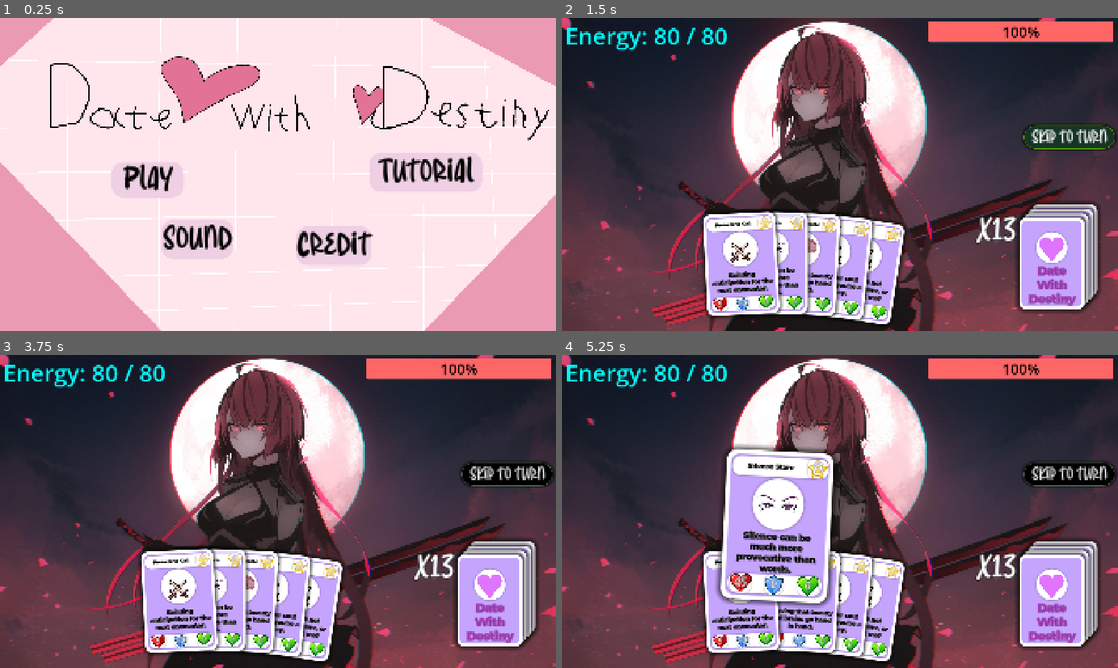
Above: before the commit, frames 1-4 (two rows, left to right).
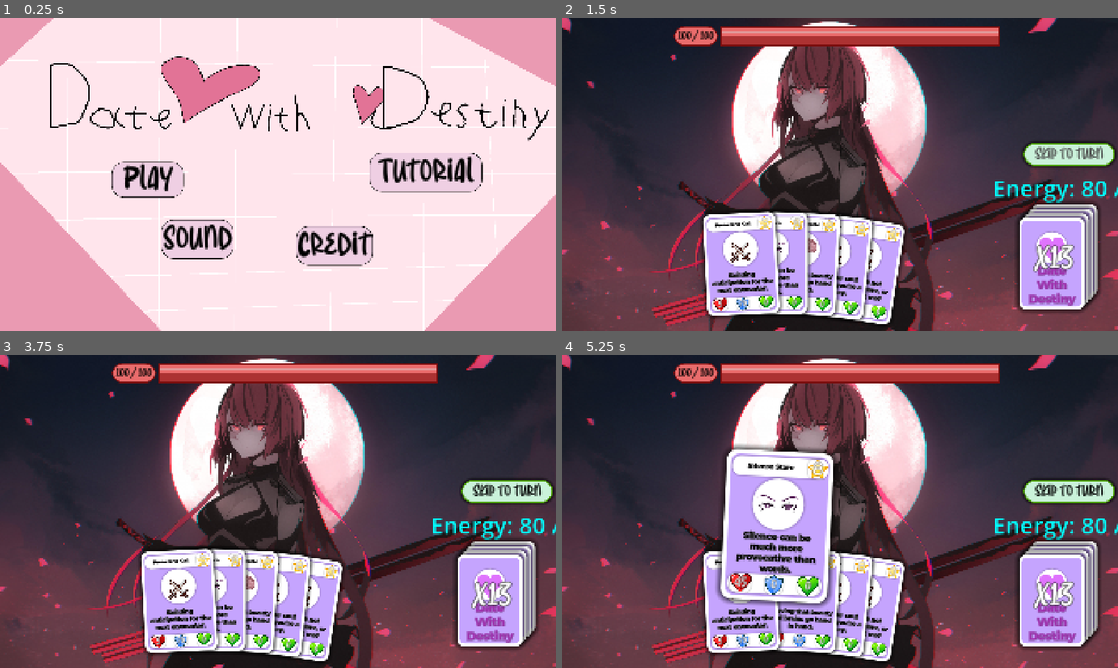
Above: after the commit, the same moments.

Repository: artemidrobinin84-hash/XOXO
Game: Godot game, scene res://UI/MainMenu/MainMenu.tscn
The game is run twice, just before and just after one commit, with the same random seed, the same clock (stepped at 60 frames per second) and the same inputs.
Inputs (mouse positions are in pixels of both pictures, inside the frame that each line leads up to):
- Up to frame 1 (0.25 s): no input
- Up to frame 2 (1.5 s): click "Play" at 0.5 s; click "Skip to turn" at 1.25 s
- Up to frame 3 (3.75 s): click "Skip to turn" at 2 s; click "Skip to turn" at 2.75 s; tap Enter at 3.5 s; drag from (300, 608) to (289, 423) at 3.52 s
- Up to frame 4 (5.25 s): tap Space at 4.25 s; drag from (834, 602) to (851, 423) at 4.27 s; tap Enter at 5 s; move the mouse to (801, 602) at 5.02 s; click (801, 602) at 5.17 s

The runs differ from the first frame. In frame 1, 1.0% of the frame differs, in the area x 20-87%, y 43-80%; in frame 2, 8.8%; in frame 3, 8.9%, in the area x 0-100%, y 1-82%; in frame 4, 8.9%.

Commit message:
Коммент

Diff:
--- a/UI/MainMenu/MainMenu.tscn
+++ b/UI/MainMenu/MainMenu.tscn
@@ -8,6 +8,23 @@
 
 [sub_resource type="StyleBoxFlat" id="StyleBoxFlat_8x0bb"]
 bg_color = Color(0.9372549, 0.8117647, 0.8901961, 1)
+border_width_left = 2
+border_width_top = 2
+border_width_right = 2
+border_width_bottom = 2
+border_color = Color(0, 0, 0, 1)
+corner_radius_top_left = 40
+corner_radius_top_right = 40
+corner_radius_bottom_right = 40
+corner_radius_bottom_left = 40
+
+[sub_resource type="StyleBoxFlat" id="StyleBoxFlat_4elqj"]
+bg_color = Color(0.9372549, 0.8117647, 0.8901961, 1)
+border_width_left = 2
+border_width_top = 2
+border_width_right = 2
+border_width_bottom = 2
+border_color = Color(0.98975796, 0, 0.5368099, 1)
 corner_radius_top_left = 40
 corner_radius_top_right = 40
 corner_radius_bottom_right = 40
@@ -40,6 +57,9 @@
 theme_override_fonts/font = ExtResource("2_fw0vt")
 theme_override_font_sizes/font_size = 100
 theme_override_styles/normal = SubResource("StyleBoxFlat_8x0bb")
+theme_override_styles/normal_mirrored = SubResource("StyleBoxFlat_4elqj")
+theme_override_styles/pressed = SubResource("StyleBoxFlat_4elqj")
+theme_override_styles/hover = SubResource("StyleBoxFlat_4elqj")
 text = "Play"
 
 [node name="Button4" type="Button" parent="Background" unique_id=1702423009]
@@ -52,6 +72,8 @@
 theme_override_fonts/font = ExtResource("2_fw0vt")
 theme_override_font_sizes/font_size = 100
 theme_override_styles/normal = SubResource("StyleBoxFlat_8x0bb")
+theme_override_styles/pressed = SubResource("StyleBoxFlat_4elqj")
+theme_override_styles/hover = SubResource("StyleBoxFlat_4elqj")
 text = "Tutorial"
 
 [node name="Credit" type="Button" parent="Background" unique_id=359606614]
@@ -64,6 +86,8 @@
 theme_override_fonts/font = ExtResource("2_fw0vt")
 theme_override_font_sizes/font_size = 100
 theme_override_styles/normal = SubResource("StyleBoxFlat_8x0bb")
+theme_override_styles/pressed = SubResource("StyleBoxFlat_4elqj")
+theme_override_styles/hover = SubResource("StyleBoxFlat_4elqj")
 text = "Credit"
 
 [node name="Sound" type="Button" parent="Background" unique_id=1325743923]
@@ -77,6 +101,8 @@
 theme_override_fonts/font = ExtResource("2_fw0vt")
 theme_override_font_sizes/font_size = 100
 theme_override_styles/normal = SubResource("StyleBoxFlat_8x0bb")
+theme_override_styles/pressed = SubResource("StyleBoxFlat_4elqj")
+theme_override_styles/hover = SubResource("StyleBoxFlat_4elqj")
 text = "Sound"
 
 [node name="Sound_Settings" type="Control" parent="Background" unique_id=2019063045]
@@ -173,7 +199,6 @@
 stream = ExtResource("5_4elqj")
 volume_db = -5.233
 autoplay = true
-bus = &"Music"
 
 [connection signal="value_changed" from="Background/Sound_Settings/TextureRect/Master" to="." method="_on_master_value_changed"]
 [connection signal="value_changed" from="Background/Sound_Settings/TextureRect/Music" to="." method="_on_music_value_changed"]
--- a/lvl/ProgressBar.gd
+++ /dev/null
@@ -1,11 +0,0 @@
-extends ProgressBar
-
-@onready var boss = get_tree().get_first_node_in_group("enemy")
-
-func _ready():
-	if boss:
-		boss.hp_changed.connect(_on_boss_hp_changed)
-
-func _on_boss_hp_changed(current, max_hp_val):
-	max_value = max_hp_val
-	value = current
--- a/lvl/TurnManager.gd
+++ b/lvl/TurnManager.gd
@@ -22,11 +22,6 @@
 	await get_tree().create_timer(1.5).timeout
 	start_player_turn()
 
-func _on_button_pressed():
-	print("Кнопка нажата! Завершаю ход игрока...")
-	end_player_turn()
-
-
 func _on_turn_button_pressed() -> void:
 	print("Кнопка нажата! Завершаю ход игрока...")
 	end_player_turn()
--- /dev/null
+++ b/lvl/XOXOBar/ProgressBar.gd
@@ -0,0 +1,19 @@
+extends TextureProgressBar
+
+@onready var progress_label = $ProgressLabel
+# Находим узел, у которого есть сигнал hp_changed
+@onready var boss = get_tree().get_first_node_in_group("enemy")
+
+func _ready():
+	if boss:
+		boss.hp_changed.connect(_on_boss_hp_changed)
+		# Используем ПРАВИЛЬНЫЕ имена переменных из вашего скрипта:
+		# current_hp и max_hp вместо hp и max_hp_val
+		_on_boss_hp_changed(boss.current_hp, boss.max_hp)
+
+func _on_boss_hp_changed(current, max_hp_val):
+	max_value = max_hp_val
+	value = current
+
+	if progress_label:
+		progress_label.text = str(current) + " / " + str(max_hp_val)
--- a/lvl/lvl1.tscn
+++ b/lvl/lvl1.tscn
@@ -2,35 +2,24 @@
 
 [ext_resource type="Texture2D" uid="uid://dgjutv2m53v38" path="res://lvl/back.jpg" id="1_8uc06"]
 [ext_resource type="PackedScene" uid="uid://f0b03p5ljpjf" path="res://CardData/CardManager.tscn" id="2_r30gq"]
-[ext_resource type="Script" path="res://lvl/ProgressBar.gd" id="7_d4vtd"]
-[ext_resource type="Script" uid="uid://d35sfwqsfx0j0" path="res://lvl/gameplay_manager.gd" id="8_6fe25"]
-[ext_resource type="Script" uid="uid://bud8pdkppdg4c" path="res://lvl/gameplay_actions.gd" id="9_wtn46"]
+[ext_resource type="Texture2D" uid="uid://dtuf1ren871xq" path="res://lvl/XOXOBar/XOXOBarUnder.png" id="7_37uxi"]
+[ext_resource type="Texture2D" uid="uid://cferfo6atp3hy" path="res://lvl/XOXOBar/XOXOBarProgress.png" id="7_boooi"]
+[ext_resource type="Script" uid="uid://dade0acwfe8qv" path="res://lvl/XOXOBar/ProgressBar.gd" id="7_d4vtd"]
+[ext_resource type="Script" path="res://lvl/gameplay_manager.gd" id="8_6fe25"]
+[ext_resource type="Script" path="res://lvl/gameplay_actions.gd" id="9_wtn46"]
 [ext_resource type="AudioStream" uid="uid://ba0j37jy6pwma" path="res://Core/MainSound/voskresnoe-vdokhnovenie-2-29609a.mp3" id="10_dgetj"]
 [ext_resource type="PackedScene" uid="uid://d3yec0rny5dax" path="res://GirlFriends/GirlHitbox.tscn" id="22_ck4d2"]
 [ext_resource type="FontFile" uid="uid://jp51yqa5chfc" path="res://Core/The Most.otf" id="23_8f7ds"]
-[ext_resource type="PackedScene" path="res://DeckCard.tscn" id="24_0qm8x"]
-[ext_resource type="Script" path="res://lvl/TurnManager.gd" id="25_0vy4a"]
-
-[sub_resource type="StyleBoxFlat" id="StyleBoxFlat_8f7ds"]
-bg_color = Color(0, 0, 0, 1)
-border_width_left = 2
-border_width_top = 2
-border_width_right = 2
-border_width_bottom = 2
-border_color = Color(0.268188, 0.40346113, 0.2627155, 1)
-corner_radius_top_left = 50
-corner_radius_top_right = 50
-corner_radius_bottom_right = 50
-corner_radius_bottom_left = 50
-shadow_size = 10
+[ext_resource type="PackedScene" uid="uid://lwgx8dujkp4" path="res://DeckCard.tscn" id="24_0qm8x"]
+[ext_resource type="Script" uid="uid://q2xrttnto3pa" path="res://lvl/TurnManager.gd" id="25_0vy4a"]
 
 [sub_resource type="StyleBoxFlat" id="StyleBoxFlat_0qm8x"]
-bg_color = Color(0.09255666, 0.20777234, 0.14807534, 1)
-border_width_left = 2
-border_width_top = 2
-border_width_right = 2
-border_width_bottom = 2
-border_color = Color(0.29379898, 0.63117933, 0, 1)
+bg_color = Color(0.7936669, 0.9485256, 0.85478485, 1)
+border_width_left = 5
+border_width_top = 5
+border_width_right = 5
+border_width_bottom = 5
+border_color = Color(0.29411766, 0.6313726, 0, 1)
 corner_radius_top_left = 50
 corner_radius_top_right = 50
 corner_radius_bottom_right = 50
@@ -40,64 +29,77 @@
 [sub_resource type="StyleBoxFlat" id="StyleBoxFlat_0vy4a"]
 bg_color = Color(0.6, 0.6, 0.6, 0)
 
-[sub_resource type="StyleBoxFlat" id="StyleBoxFlat_d4vtd"]
-bg_color = Color(1, 0, 0, 1)
+[sub_resource type="StyleBoxFlat" id="StyleBoxFlat_37uxi"]
+bg_color = Color(0.91764706, 0.42352942, 0.42352942, 1)
+border_width_left = 4
+border_width_top = 4
+border_width_right = 4
+border_width_bottom = 6
+border_color = Color(0.48235294, 0.05490196, 0.05490196, 1)
+corner_radius_top_left = 40
+corner_radius_top_right = 40
+corner_radius_bottom_right = 40
+corner_radius_bottom_left = 40
 
-[node name="lvl1" type="Node2D" unique_id=55323218]
+[node name="lvl1" type="Node2D" unique_id=1334599637]
 
-[node name="Back" type="Sprite2D" parent="." unique_id=313086565]
+[node name="Back" type="Sprite2D" parent="." unique_id=1865572888]
 position = Vector2(960, 539.99994)
 scale = Vector2(0.99999994, 1)
 texture = ExtResource("1_8uc06")
 
-[node name="GirlHitbox" parent="." unique_id=2028270037 instance=ExtResource("22_ck4d2")]
+[node name="GirlHitbox" parent="." unique_id=1458060286 instance=ExtResource("22_ck4d2")]
+position = Vector2(-30, 0)
 
-[node name="TurnButton" type="Button" parent="." unique_id=1915894897]
+[node name="TurnButton" type="Button" parent="." unique_id=440512428]
 offset_left = 1594.0
-offset_top = 371.0
+offset_top = 430.0
 offset_right = 1910.0
-offset_bottom = 452.0
+offset_bottom = 511.0
+theme_override_colors/font_color = Color(0, 0, 0, 1)
+theme_override_colors/font_pressed_color = Color(0.12955844, 0.12955847, 0.12955844, 1)
+theme_override_colors/font_hover_color = Color(0.288518, 0.28851798, 0.28851798, 1)
 theme_override_fonts/font = ExtResource("23_8f7ds")
-theme_override_font_sizes/font_size = 55
-theme_override_styles/normal = SubResource("StyleBoxFlat_8f7ds")
+theme_override_font_sizes/font_size = 50
+theme_override_styles/normal = SubResource("StyleBoxFlat_0qm8x")
 theme_override_styles/pressed = SubResource("StyleBoxFlat_0qm8x")
 theme_override_styles/hover = SubResource("StyleBoxFlat_0qm8x")
 text = "Skip to turn"
 
-[node name="TurnManager" type="Node" parent="." unique_id=1999896431]
+[node name="TurnManager" type="Node" parent="." unique_id=1086621257]
 script = ExtResource("25_0vy4a")
 
-[node name="Deck" type="Node" parent="." unique_id=1656373539]
+[node name="Deck" type="Node" parent="." unique_id=818764788]
 
-[node name="DeckCard" parent="Deck" unique_id=1688954903 instance=ExtResource("24_0qm8x")]
+[node name="DeckCard" parent="Deck" unique_id=2074698698 instance=ExtResource("24_0qm8x")]
 offset_left = 1623.0
 offset_top = 644.0
 offset_right = 1873.0
 offset_bottom = 994.0
 
-[node name="DeckCard2" parent="Deck" unique_id=841038188 instance=ExtResource("24_0qm8x")]
+[node name="DeckCard2" parent="Deck" unique_id=1006129121 instance=ExtResource("24_0qm8x")]
 offset_left = 1609.0
 offset_top = 659.0
 offset_right = 1859.0
 offset_bottom = 1009.0
 
-[node name="DeckCard3" parent="Deck" unique_id=1887402244 instance=ExtResource("24_0qm8x")]
+[node name="DeckCard3" parent="Deck" unique_id=1837169238 instance=ExtResource("24_0qm8x")]
 offset_left = 1594.0
 offset_top = 675.00006
 offset_right = 1844.0
 offset_bottom = 1025.0
 
-[node name="DeckCard4" parent="Deck" unique_id=1436201745 instance=ExtResource("24_0qm8x")]
+[node name="DeckCard4" parent="Deck" unique_id=2115781070 instance=ExtResource("24_0qm8x")]
 offset_left = 1579.0
 offset_top = 690.0
 offset_right = 1829.0
 offset_bottom = 1040.0
 
-[node name="DeckLabel" type="Label" parent="Deck" unique_id=1952802472]
-offset_left = 1381.0
-offset_top = 637.0
-offset_right = 1621.0
-offset_bottom = 832.8333
+[node name="DeckLabel" type="Label" parent="Deck" unique_id=1128199101]
+offset_left = 1579.0
+offset_top = 734.0
+offset_right = 1819.0
+offset_bottom = 929.8333
 theme_override_constants/outline_size = 20
 theme_override_fonts/font = ExtResource("23_8f7ds")
 theme_override_font_sizes/font_size = 100
@@ -106,44 +108,57 @@
 horizontal_alignment = 1
 vertical_alignment = 1
 
-[node name="CanvasLayer" type="CanvasLayer" parent="." unique_id=1980883696]
+[node name="CanvasLayer" type="CanvasLayer" parent="." unique_id=832151172]
 
-[node name="CardManager" parent="CanvasLayer" unique_id=102078610 instance=ExtResource("2_r30gq")]
+[node name="CardManager" parent="CanvasLayer" unique_id=297678523 instance=ExtResource("2_r30gq")]
 
-[node name="CostLabel" type="Label" parent="." unique_id=456625922]
-offset_left = 11.0
-offset_top = 6.0
-offset_right = 493.0
-offset_bottom = 348.0
+[node name="CostLabel" type="Label" parent="." unique_id=1223607936]
+offset_left = 1487.0
+offset_top = 531.0
+offset_right = 1916.0
+offset_bottom = 641.0
 theme_override_colors/font_color = Color(0, 1, 1, 1)
 theme_override_font_sizes/font_size = 80
 text = "Energy: 8/8"
 
-[node name="CanvasLayer2" type="CanvasLayer" parent="." unique_id=778174845]
+[node name="CanvasLayer2" type="CanvasLayer" parent="." unique_id=1266402420]
 
-[node name="ProgressBar" type="ProgressBar" parent="CanvasLayer2" unique_id=1325065460]
-offset_left = 1265.0
-offset_top = 12.0
-offset_right = 1904.0
-offset_bottom = 83.0
-theme_override_colors/font_color = Color(0, 0, 0, 1)
-theme_override_font_sizes/font_size = 50
-theme_override_styles/background = SubResource("StyleBoxFlat_d4vtd")
+[node name="ProgressBar" type="TextureProgressBar" parent="CanvasLayer2" unique_id=1443384940]
+texture_filter = 1
+offset_left = 547.0
+offset_top = 28.0
+offset_right = 1509.0
+offset_bottom = 97.0
 value = 100.0
+nine_patch_stretch = true
+texture_under = ExtResource("7_37uxi")
+texture_progress = ExtResource("7_boooi")
 script = ExtResource("7_d4vtd")
 
-[node name="Gameplay_Manager" type="Node" parent="." unique_id=1144935655 node_paths=PackedStringArray("gameplay_actions")]
+[node name="ProgressLabel" type="Label" parent="CanvasLayer2/ProgressBar" unique_id=432625814]
+layout_mode = 0
+offset_left = -160.0
+offset_right = -9.0
+offset_bottom = 69.0
+theme_override_colors/font_color = Color(0, 0, 0, 1)
+theme_override_fonts/font = ExtResource("23_8f7ds")
+theme_override_font_sizes/font_size = 35
+theme_override_styles/normal = SubResource("StyleBoxFlat_37uxi")
+text = "100/100"
+horizontal_alignment = 1
+vertical_alignment = 1
+
+[node name="Gameplay_Manager" type="Node" parent="." unique_id=987755067 node_paths=PackedStringArray("gameplay_actions")]
 process_mode = 3
 script = ExtResource("8_6fe25")
 gameplay_actions = NodePath("GameplayActions")
 
-[node name="GameplayActions" type="Node" parent="Gameplay_Manager" unique_id=1446524862]
+[node name="GameplayActions" type="Node" parent="Gameplay_Manager" unique_id=802634728]
 process_mode = 3
 script = ExtResource("9_wtn46")
 
-[node name="AudioStreamPlayer2D" type="AudioStreamPlayer2D" parent="." unique_id=1892208935]
+[node name="AudioStreamPlayer2D" type="AudioStreamPlayer2D" parent="." unique_id=606229576]
 stream = ExtResource("10_dgetj")
 autoplay = true
-bus = &"Music"
 
 [connection signal="pressed" from="TurnButton" to="TurnManager" method="_on_turn_button_pressed"]
--- a/project.godot
+++ b/project.godot
@@ -7,6 +7,10 @@
 ;   param=value ; assign values to parameters
 
 config_version=5
+
+[animation]
+
+compatibility/default_parent_skeleton_in_mesh_instance_3d=true
 
 [application]
 
Renamed: lvl/ProgressBar.gd.uid -> lvl/XOXOBar/ProgressBar.gd.uid
Binary file added: lvl/XOXOBar/XOXOBarProgress.png
Not shown, added: lvl/XOXOBar/XOXOBarProgress.png.import
Binary file added: lvl/XOXOBar/XOXOBarUnder.png
Not shown, added: lvl/XOXOBar/XOXOBarUnder.png.import
Not shown, added: ntkrf/girllv1.atlas.import
Binary file added: ntkrf/girllv1.png
Not shown, added: ntkrf/girllv1.png.import
Not shown, added: ntkrf/girllv1.skel.import
Binary file added: ntkrf/girllv1_2.png
Not shown, added: ntkrf/girllv1_2.png.import
Binary file added: ntkrf/girllv1_3.png
(and 3 more such lines)
